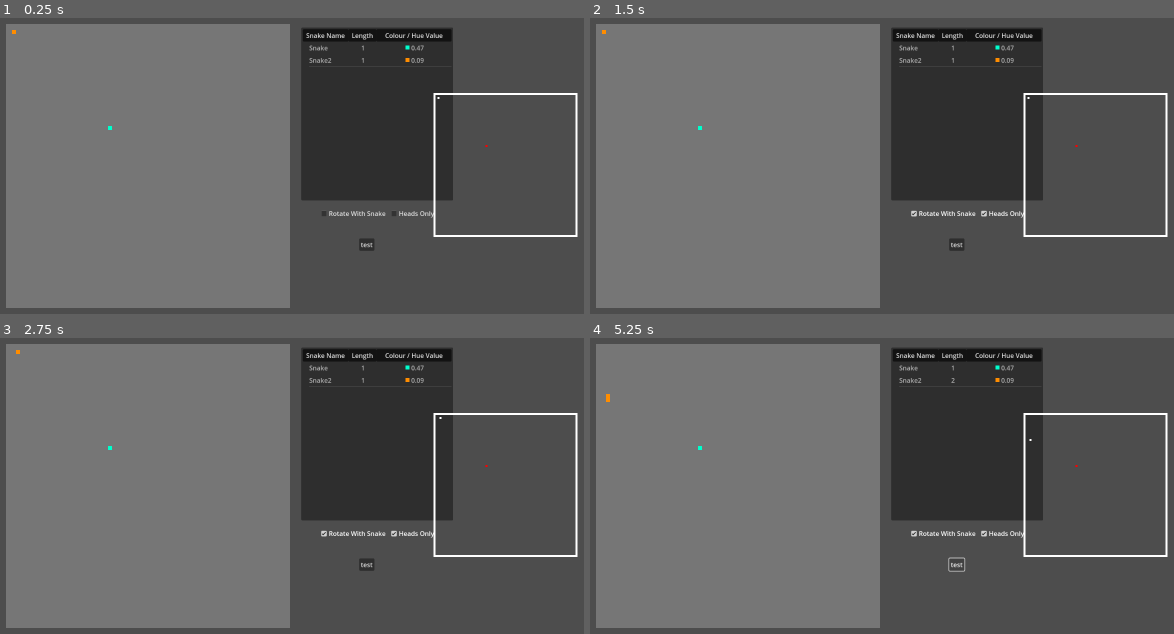
Above: before the commit, frames 1-4 (two rows, left to right).
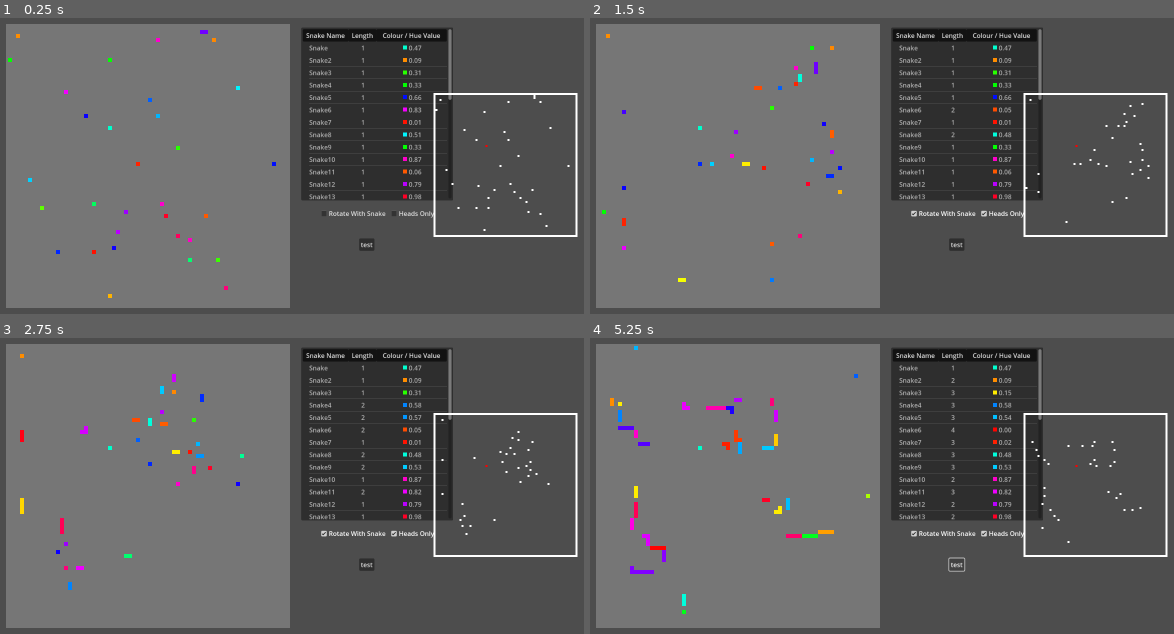
Above: after the commit, the same moments.

Repository: kwdChan/Snake-World
Game: Godot game, scene res://main.tscn
The game is run twice, just before and just after one commit, with the same random seed, the same clock (stepped at 60 frames per second) and the same inputs.
Inputs:
- Up to frame 1 (0.25 s): no input
- Up to frame 2 (1.5 s): click "Rotate With Snake" at 0.5 s; click "Heads Only" at 1.25 s
- Up to frame 3 (2.75 s): hold Right (ui_right) from 2.03 s (still down)
- Up to frame 4 (5.25 s): release Right (ui_right) at 2.75 s; click "test" at 2.75 s; hold Down (ui_down) 3.53-4.28 s; hold Right (ui_right) 4.28-5.03 s; hold Up (ui_up) from 5.03 s (still down)

The runs differ from the first frame. In frame 1, 1.7% of the frame differs, in the area x 1-98%, y 3-95%; in frame 2, 1.8%; in frame 3, 1.9%; in frame 4, 2.4%, in the area x 2-95%, y 2-94%.

Commit message:
refactor - use siganl for action policy

Diff:
--- a/env.gd
+++ b/env.gd
@@ -13,18 +13,10 @@
 const SNAKE_SCENE := preload("res://snake.tscn") as PackedScene
 
 const ECO_PARAMS = {
-	N_SNAKE = 0,
-	FOOD_INTERVAL = 10
+	N_SNAKE = 30,
+	FOOD_INTERVAL = 0.1
 }
 
-# action plans
-const ACTION_PLANS = {
-	Random = preload("res://snake_action_plan/random.gd"),
-	UserInput = preload("res://snake_action_plan/user_input.gd"),
-	NoStupid = preload("res://snake_action_plan/no_stupid.gd"),
-	FindFood = preload("res://snake_action_plan/find_food.gd"),
-	RemoteControl = preload("res://snake_action_plan/remote_control.gd")
-}
 
 var all_snakes: Array[Types.Snake] = []
 var all_foods: Array[Types.Snake] = []
@@ -54,9 +46,9 @@
 	$SnakeSpawnTimer.set_wait_time(ECO_PARAMS.FOOD_INTERVAL)
 	$SnakeSpawnTimer.start()
 
-	RemoteControl.use_for_snake(new_snake(Vector2i(25,25)), ws_client, self)
+	PolicyRemoteControl.use_for_snake(new_snake(Vector2i(25,25)), ws_client, self)
+	PolicyUserInput.use_for_snake(new_snake(Vector2i(2,2)), self)
 
-	new_snake(Vector2i(1,1)).use_action_plan(ACTION_PLANS.UserInput)
 
 
 
@@ -99,7 +91,8 @@
 		Color.from_hsv(randf(), 1.0, 1.0, 1.0)
 	)
 	add_child(snake)
-	snake.use_action_plan(ACTION_PLANS.FindFood)
+
+	PolicyNearestFood.use_for_snake(snake, self)
 	all_snakes.append(snake)
 	snake_list_change.emit()
 	#snake.dead.connect(_on_snake_dead)
--- a/snake.gd
+++ b/snake.gd
@@ -11,7 +11,7 @@
 
 var _action_intervel := 0.01
 
-var action_plan: Types.ActionPlan
+var policy: Policy
 
 var _env: Types.Env
 
@@ -64,19 +64,21 @@
 
 func as_food():
 	idx = 100000000000000
-	action_plan = null
+	policy = null
 
-func use_action_plan(PlanClass):
 
-	action_plan = PlanClass.new()
-	add_child(action_plan)
-	$SnakeActionTimer.start()
 
-func use_action_plan_obj(obj: ActionPlan):
-	action_plan = obj
+func use_policy(_policy: Policy):
+	policy = _policy
+	policy.action_ready.connect(perform_action)
 	#add_child(obj)
 	$SnakeActionTimer.start()
 
+func perform_action(actioncode:Types.Action):
+	if not len(nodes):
+		push_warning("zero-length snake: perform_action")
+		return
+	nodes[0].action(actioncode)
 
 func _on_node_eaten(node_idx):
 	if node_idx == 0:
@@ -94,8 +96,8 @@
 	nodes.append(new_node)
 
 func _on_snake_action_timer_timeout():
-	if not action_plan: return
-	nodes[0].action(action_plan.get_next_action(self))
+	if not policy: return
+	policy.step(self)
 	$SnakeActionTimer.start()
 
 
--- a/snake_action_plan/ActionPlan.gd
+++ /dev/null
@@ -1,7 +0,0 @@
-class_name ActionPlan
-extends Node
-
-const Action := Types.Action
-
-func get_next_action(_snake: Types.Snake) -> Action:
-	return Action.STAY
--- /dev/null
+++ b/snake_action_plan/action_plan.gd
@@ -0,0 +1,8 @@
+class_name Policy
+extends Node
+
+signal action_ready(actioncode: Types.Action)
+const Action := Types.Action
+
+func step(_snake: Snake) -> void:
+	action_ready.emit(Action.STAY)
--- a/snake_action_plan/find_food.gd
+++ b/snake_action_plan/nearest_food.gd
@@ -1,8 +1,10 @@
+class_name PolicyNearestFood
 extends NoStupidMove
 
 var food_distance = 200
 
-func get_next_action(_snake) -> Action:
+
+func step(_snake) :
 
 	var possible_moves = get_non_stupid_moves(_snake)
 	var possible_moves_ = possible_moves.duplicate()
@@ -27,7 +29,8 @@
 
 	if not len(edible_grids):
 
-		return possible_moves.pick_random()
+		emit_signal("action_ready", possible_moves.pick_random())
+		return
 
 	var min_dist_idx = argmin(edible_grids.map(func(g):return (abs(g.x)+abs(g.y))))
 
@@ -44,13 +47,18 @@
 		allowed_moves.append(Action.UP)
 
 	if (target.x == target.y) and (target.x==0):
-		return Action.STAY
+
+		emit_signal("action_ready", Action.STAY)
+		return
 
 	possible_moves = possible_moves.filter(func(x): return (x in allowed_moves))
 	#print(possible_moves)
 	if not len(possible_moves):
 		print(possible_moves_)
-	return possible_moves.pick_random()
+
+
+	emit_signal("action_ready", possible_moves.pick_random())
+	return
 
 func argmin(array):
 	if array.size() == 0:
@@ -78,3 +86,10 @@
 			max_value = array[i]
 			max_index = i
 	return max_index
+
+
+static func use_for_snake(snake, env):
+	var plan = PolicyNearestFood.new()
+
+	env.add_child(plan)
+	snake.use_policy(plan)
--- a/snake_action_plan/no_stupid.gd
+++ b/snake_action_plan/no_stupid.gd
@@ -1,5 +1,5 @@
 class_name NoStupidMove
-extends ActionPlan
+extends Policy
 const UP = Action.UP
 const LEFT = Action.LEFT
 const RIGHT = Action.RIGHT
@@ -8,8 +8,7 @@
 
 var pool := [UP, UP, UP, UP, UP, LEFT, RIGHT]
 
-func get_next_action(_snake):
-	get_non_stupid_moves(_snake).pick_random()
+
 
 func get_non_stupid_moves(_snake):
 	var body_grids = _snake.to_perspective(_snake.get_body_grids())
--- a/snake_action_plan/random.gd
+++ /dev/null
@@ -1,9 +0,0 @@
-extends ActionPlan
-const UP := Action.UP
-const RIGHT := Action.RIGHT
-const LEFT := Action.LEFT
-
-var pool = [UP, UP, UP, UP, UP, RIGHT, LEFT]
-
-func get_next_action(_snake):
-	return pool.pick_random()
--- a/snake_action_plan/remote_control.gd
+++ b/snake_action_plan/remote_control.gd
@@ -1,9 +1,9 @@
-class_name RemoteControl
-extends ActionPlan
+class_name PolicyRemoteControl
+extends Policy
 
 var ws_client: WSClient
 
-var responses: Array[Dictionary] = []
+
 
 @onready var id = str(get_instance_id())
 
@@ -12,7 +12,7 @@
 	ws_client.message_received.connect(_on_message)
 
 
-func get_next_action(_snake: Snake):
+func step(_snake: Snake):
 	if (not ws_client.open) :
 		return Action.STAY
 
@@ -24,29 +24,20 @@
 		"RemoteControl",
 		id
 	)
-	var res = responses.pop_front()
-	if res:
-		var t = Time.get_ticks_msec()
 
-		print(t - res.time)
-		return res.action
-	else:
-		return Action.STAY
 
 
 func _on_message(receiver_id, tag, message):
-
-
 	if not receiver_id == id:
 		return
 
-	responses.append({time = message.time, action = message.action})
-
+	print(Time.get_ticks_msec() - message.time)
+	emit_signal("action_ready", message.action)
 
 
 static func use_for_snake(_snake, _ws_client, _env):
-	var plan = RemoteControl.new()
+	var plan = PolicyRemoteControl.new()
 
 	_env.add_child(plan)
 	plan.use_ws_client(_ws_client)
-	_snake.use_action_plan_obj(plan)
+	_snake.use_policy(plan)
--- a/snake_action_plan/user_input.gd
+++ b/snake_action_plan/user_input.gd
@@ -1,4 +1,5 @@
-extends ActionPlan
+class_name PolicyUserInput
+extends Policy
 
 var next_action := Action.STAY
 var to_turn: bool = false
@@ -19,8 +20,17 @@
 
 
 
-func get_next_action(_snake):
+func step(_snake):
 	var _next_action = next_action
 	next_action = Action.STAY
 	to_turn = false
-	return _next_action
+
+	emit_signal('action_ready', _next_action)
+	return
+
+
+static func use_for_snake(_snake, _env):
+	var plan = PolicyUserInput.new()
+
+	_env.add_child(plan)
+	_snake.use_policy(plan)
--- a/types.gd
+++ b/types.gd
@@ -5,4 +5,4 @@
 const Env = preload("res://env.gd")
 const Snake = preload("res://snake.gd")
 const SnakeNode = preload("res://SnakeNode.gd")
-const ActionPlan = preload("res://snake_action_plan/ActionPlan.gd")
+#const ActionPlan = preload("res://snake_action_plan/ActionPlan.gd")
